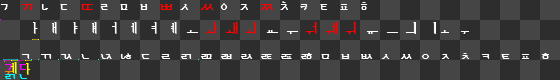
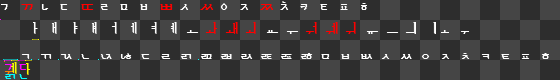
Comparing the layer stacks of the two 560px x 80px images. Changes:
painted on "INITIAL [W:7,12]" over [360, 2, 367, 6]
